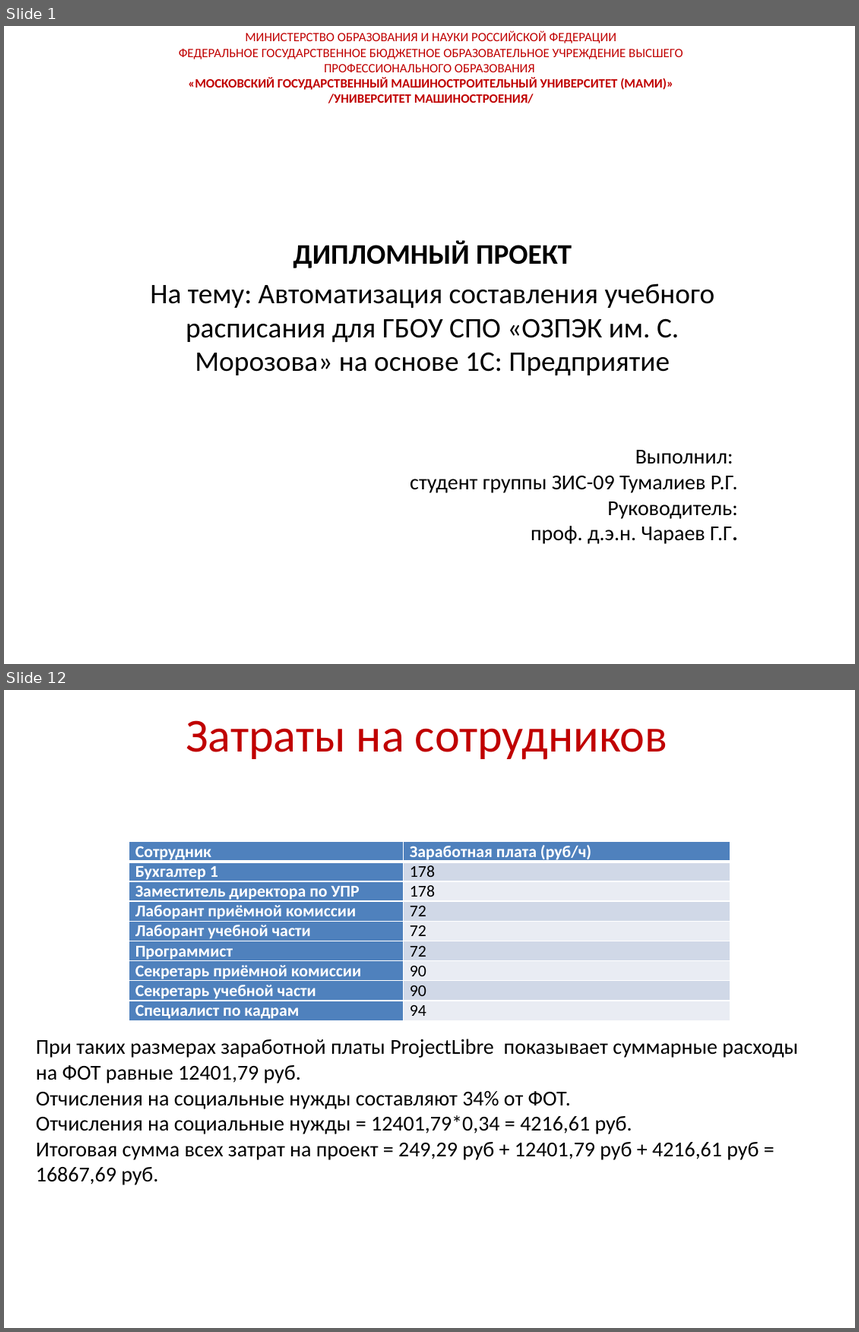
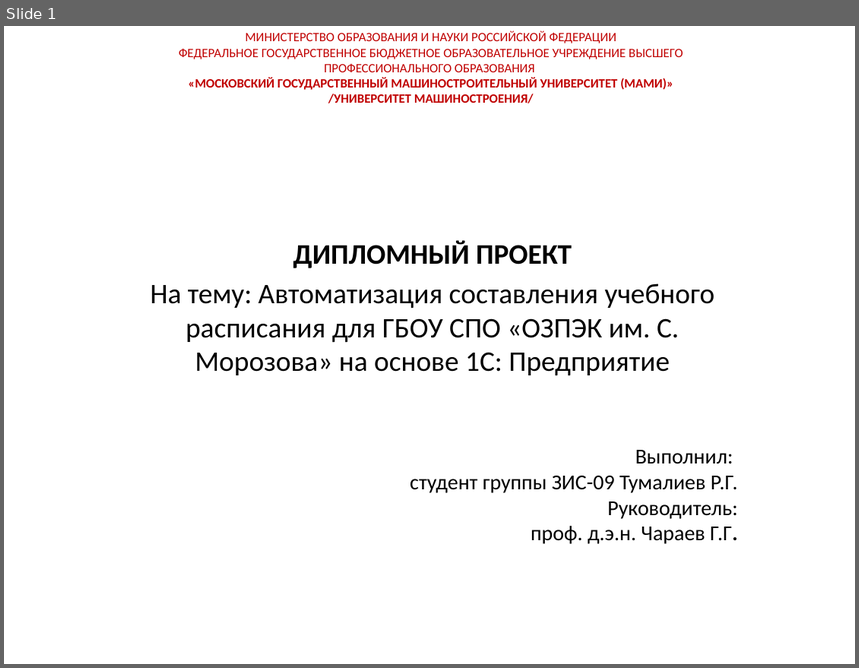
Before and after one commit to rasmushippy/dip, a slide deck: диплом/Презентация к диплому.pptx. Shown one above the other, each under a label of ours: slides 1 and 12 before the commit, slide 1 after it; the slides between them are not shown. The pictures are 859x1332 and 859x668 pixels, drawn with LibreOffice and Linux fonts; fonts in the diff are those of the drawing; background and template pictures are left out. Boxes give left, top, right and bottom in pixels: in the first picture for what was removed or moved away, otherwise in the second. Text is boxed around its words. In the diff, an @@ line names an element or a change of style, - is before the commit and + after.

```diff
--- a/диплом/Презентация к диплому.pptx
+++ b/диплом/Презентация к диплому.pptx
@@ slide 12 removed at (4, 690, 855, 1328), background picture (left out) @@
@@ text removed at (186, 720, 668, 760) @@
-Затраты на сотрудников
@@ table removed at (129, 841, 731, 1024), 9 rows, 2 columns @@
-Сотрудник | Заработная плата (руб/ч)
-Бухгалтер 1 | 178
-Заместитель директора по УПР | 178
-Лаборант приёмной комиссии | 72
-Лаборант учебной части | 72
-Программист | 72
-Секретарь приёмной комиссии | 90
-Секретарь учебной части | 90
-Специалист по кадрам | 94
@@ text removed at (36, 1039, 798, 1186) @@
-При таких размерах заработной платы ProjectLibre показывает суммарные расходы на ФОТ равные 12401,79 руб.
-Отчисления на социальные нужды составляют 34% от ФОТ.
-Отчисления на социальные нужды = 12401,79*0,34 = 4216,61 руб.
-Итоговая сумма всех затрат на проект = 249,29 руб + 12401,79 руб + 4216,61 руб = 16867,69 руб.
```
Also in this commit, not shown: 6 slides changed, 9 slides added, 7 other slides removed, 7 other files.
